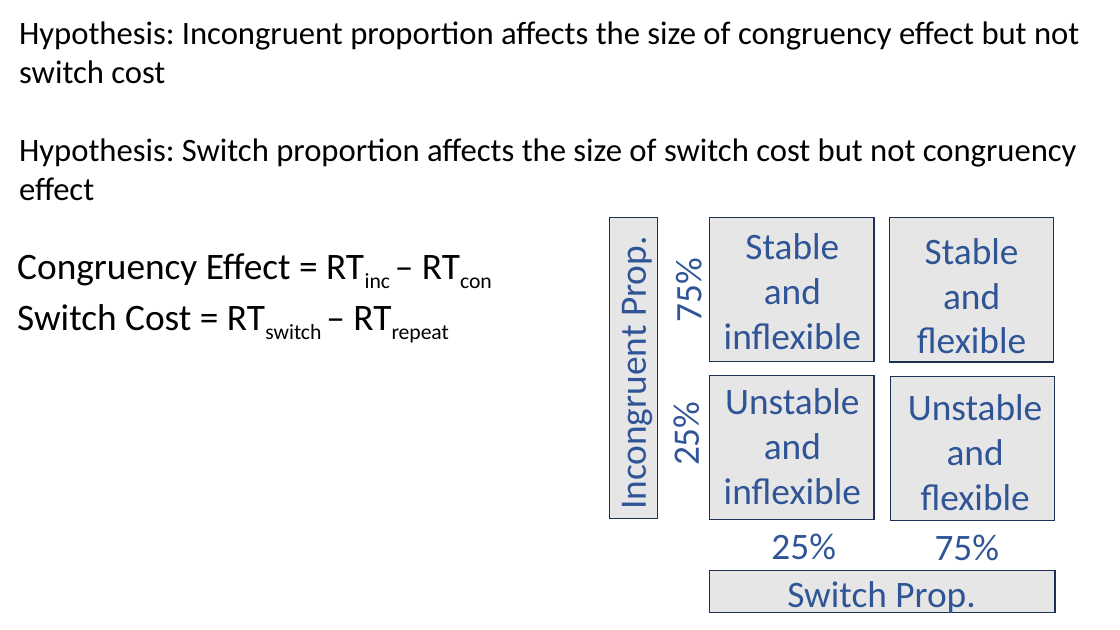
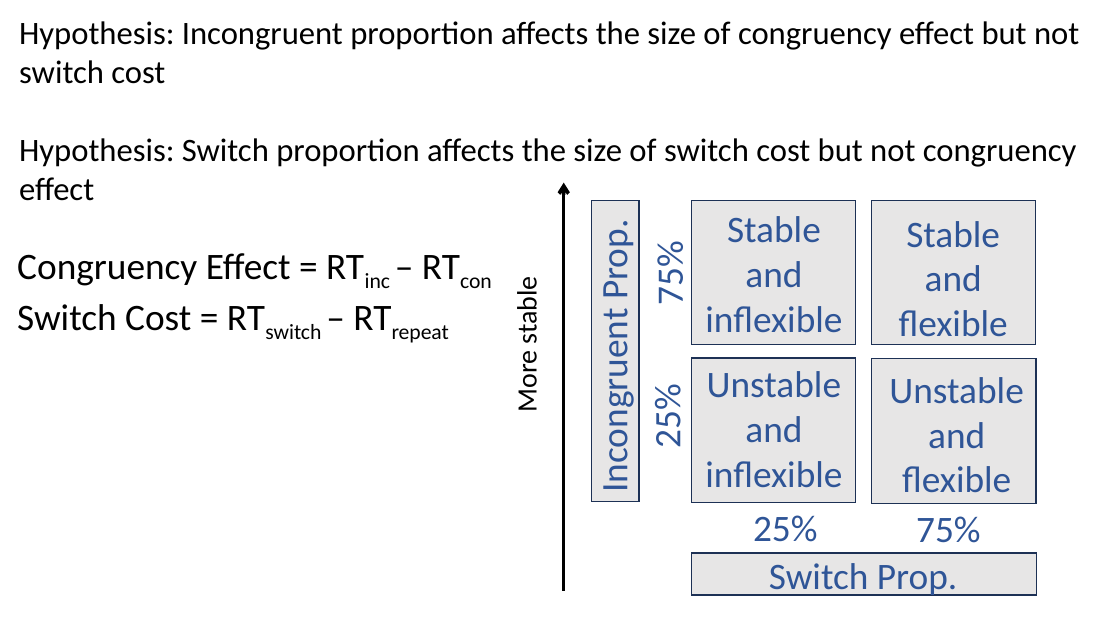
Before and after one commit to jimzhang629/third_year_talk, a slide deck: slide 15 of thirdYearTalk_JZ1.pptx (slide 8 before the commit). Drawn at 1120x630 pixels with LibreOffice and Linux fonts; fonts in the diff are those of the drawing; background and template pictures are left out. Boxes give left, top, right and bottom in pixels: in the first picture for what was removed or moved away, otherwise in the second. Text is boxed around its words. In the diff, an @@ line names an element or a change of style, - is before the commit and + after.

```diff
--- a/thirdYearTalk_JZ1.pptx
+++ b/thirdYearTalk_JZ1.pptx
@@ arrow added from (564, 591) to (564, 182), #000000 3 pt @@
@@ text added at [510,282,544,410], 24 pt, text #000000 @@
+More stable
@@ 2 texts, 2 rectangles: place and size @@
-2 texts, 2 rectangles at [666,218,874,520]
+2 texts, 2 rectangles at [647,200,855,502]
@@ 8 texts, 4 rectangles: place and size @@
-8 texts, 4 rectangles at [610,218,1055,613]
+8 texts, 4 rectangles at [592,201,1037,596]
```
Also in this commit, not shown: 4 other slides changed, 9 slides added, 2 slides removed.
